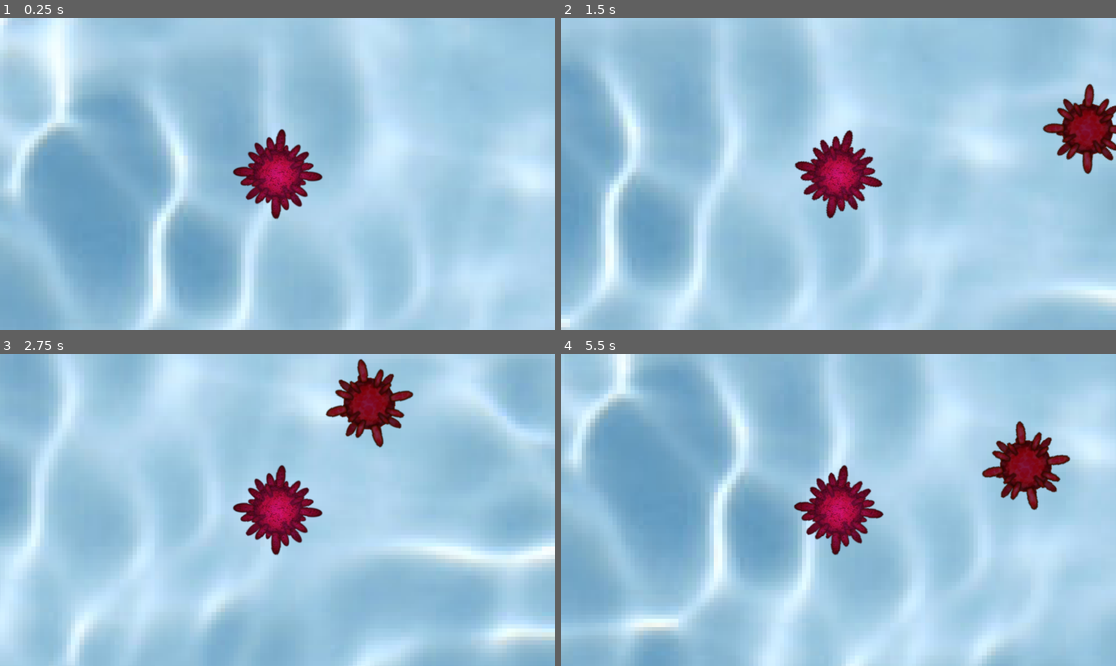
Above: before the commit, frames 1-4 (two rows, left to right).
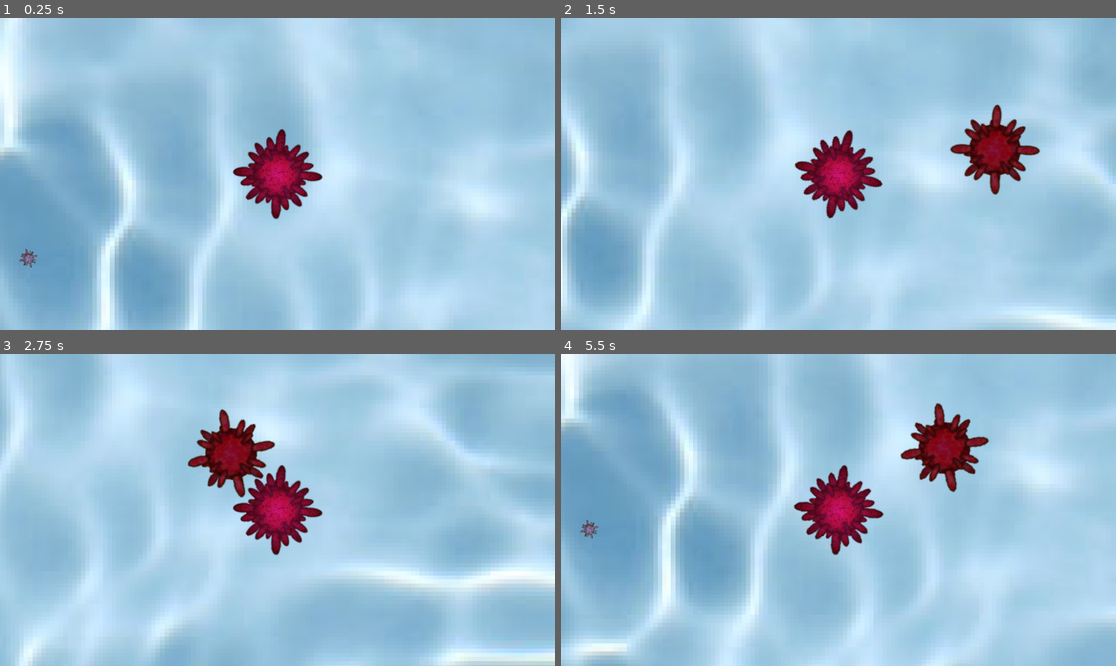
Above: after the commit, the same moments.

Repository: SixFours/Primordia
Game: Godot game, scene res://Scenes/game.tscn
Two runs of this game, one before a commit and one after it. Both use one fixed random seed, a clock stepped at 60 frames per second and the inputs below.
Inputs:
- Up to frame 1 (0.25 s): no input
- Up to frame 2 (1.5 s): hold Right (ui_right) 0.53-1.28 s; hold Down (ui_down) from 1.28 s (still down)
- Up to frame 3 (2.75 s): release Down (ui_down) at 2.03 s; hold Right (ui_right) from 2.03 s (still down)
- Up to frame 4 (5.5 s): release Right (ui_right) at 2.78 s; hold Up (ui_up) 2.78-3.53 s; hold Left (ui_left) 3.53-5.03 s; hold Down (ui_down) from 5.03 s (still down)

The runs differ from the first frame. In frame 1, 40% of the frame differs, in the area x 0-100%, y 0-100%; in frame 2, 42%; in frame 3, 41%; in frame 4, 44%.

Commit message:
Added food and different sized enemies

Diff:
--- a/Scenes/enemy.tscn
+++ b/Scenes/enemy.tscn
@@ -42,10 +42,13 @@
 }
 
 [sub_resource type="CircleShape2D" id="CircleShape2D_riep4"]
-radius = 762.129
+radius = 651.23
 
 [sub_resource type="CircleShape2D" id="CircleShape2D_jhl25"]
-radius = 50.0
+radius = 49.366
+
+[sub_resource type="CircleShape2D" id="CircleShape2D_ymst2"]
+radius = 40.05
 
 [node name="Enemy" type="CharacterBody2D"]
 script = ExtResource("1_1ii6d")
@@ -59,9 +62,9 @@
 }
 autoplay = "Idle"
 
-[node name="Follow Zone" type="Area2D" parent="."]
+[node name="Follow Area" type="Area2D" parent="."]
 
-[node name="CollisionShape2D" type="CollisionShape2D" parent="Follow Zone"]
+[node name="Follow Box" type="CollisionShape2D" parent="Follow Area"]
 shape = SubResource("CircleShape2D_riep4")
 
 [node name="Timer" type="Timer" parent="."]
@@ -69,12 +72,15 @@
 
 [node name="NavigationAgent2D" type="NavigationAgent2D" parent="."]
 
-[node name="Kill Box" type="Area2D" parent="."]
+[node name="Kill Area" type="Area2D" parent="."]
 
-[node name="CollisionShape2D" type="CollisionShape2D" parent="Kill Box"]
+[node name="Kill Box" type="CollisionShape2D" parent="Kill Area"]
 shape = SubResource("CircleShape2D_jhl25")
 
-[connection signal="body_entered" from="Follow Zone" to="." method="_on_follow_zone_body_entered"]
-[connection signal="body_exited" from="Follow Zone" to="." method="_on_follow_zone_body_exited"]
+[node name="Collision Box" type="CollisionShape2D" parent="."]
+shape = SubResource("CircleShape2D_ymst2")
+
+[connection signal="body_entered" from="Follow Area" to="." method="_on_follow_zone_body_entered"]
+[connection signal="body_exited" from="Follow Area" to="." method="_on_follow_zone_body_exited"]
 [connection signal="timeout" from="Timer" to="." method="_on_timer_timeout"]
-[connection signal="body_entered" from="Kill Box" to="." method="_on_kill_box_body_entered"]
+[connection signal="body_entered" from="Kill Area" to="." method="_on_kill_box_body_entered"]
--- /dev/null
+++ b/Scenes/enemy_big.tscn
@@ -0,0 +1,28 @@
+[gd_scene load_steps=6 format=3 uid="uid://qyras31unr04"]
+
+[ext_resource type="PackedScene" uid="uid://6oyg0y0sd1mc" path="res://Scenes/enemy.tscn" id="1_t7k24"]
+[ext_resource type="Texture2D" uid="uid://cyutrr7ckup21" path="res://Assets/Virus/Virus_0005_Package-----------------.png" id="2_5axrc"]
+
+[sub_resource type="CircleShape2D" id="CircleShape2D_1vab2"]
+radius = 1146.1
+
+[sub_resource type="CircleShape2D" id="CircleShape2D_hmh4g"]
+radius = 109.293
+
+[sub_resource type="CircleShape2D" id="CircleShape2D_01yfd"]
+radius = 99.3227
+
+[node name="Enemy" instance=ExtResource("1_t7k24")]
+
+[node name="Sprite2D" parent="." index="0"]
+scale = Vector2(2, 2)
+texture = ExtResource("2_5axrc")
+
+[node name="Follow Box" parent="Follow Area" index="0"]
+shape = SubResource("CircleShape2D_1vab2")
+
+[node name="Kill Box" parent="Kill Area" index="0"]
+shape = SubResource("CircleShape2D_hmh4g")
+
+[node name="Collision Box" parent="." index="5"]
+shape = SubResource("CircleShape2D_01yfd")
--- /dev/null
+++ b/Scenes/enemy_small.tscn
@@ -0,0 +1,28 @@
+[gd_scene load_steps=6 format=3 uid="uid://cucr6owph7suf"]
+
+[ext_resource type="PackedScene" uid="uid://6oyg0y0sd1mc" path="res://Scenes/enemy.tscn" id="1_vi1am"]
+[ext_resource type="Texture2D" uid="uid://ccgesb2mhdudl" path="res://Assets/Virus/Virus_0006_Package-----------------.png" id="2_tokk4"]
+
+[sub_resource type="CircleShape2D" id="CircleShape2D_7py6b"]
+radius = 329.014
+
+[sub_resource type="CircleShape2D" id="CircleShape2D_eforu"]
+radius = 49.0
+
+[sub_resource type="CircleShape2D" id="CircleShape2D_crbb3"]
+radius = 23.0217
+
+[node name="Enemy" instance=ExtResource("1_vi1am")]
+
+[node name="Sprite2D" parent="." index="0"]
+scale = Vector2(0.5, 0.5)
+texture = ExtResource("2_tokk4")
+
+[node name="Follow Box" parent="Follow Area" index="0"]
+shape = SubResource("CircleShape2D_7py6b")
+
+[node name="Kill Box" parent="Kill Area" index="0"]
+shape = SubResource("CircleShape2D_eforu")
+
+[node name="Collision Box" parent="." index="5"]
+shape = SubResource("CircleShape2D_crbb3")
--- /dev/null
+++ b/Scenes/food.tscn
@@ -0,0 +1,42 @@
+[gd_scene load_steps=6 format=3 uid="uid://c78u24n1pskx6"]
+
+[ext_resource type="Texture2D" uid="uid://t5ud81yhkdqx" path="res://Assets/Virus/Virus_0010_Package-----------------.png" id="1_cd6ub"]
+[ext_resource type="Script" path="res://Scripts/food.gd" id="1_eqlde"]
+
+[sub_resource type="CircleShape2D" id="CircleShape2D_nbdp6"]
+radius = 12.0
+
+[sub_resource type="CircleShape2D" id="CircleShape2D_cs41v"]
+radius = 383.033
+
+[sub_resource type="CircleShape2D" id="CircleShape2D_0og4x"]
+radius = 16.0
+
+[node name="Food" type="CharacterBody2D"]
+script = ExtResource("1_eqlde")
+
+[node name="Sprite2D" type="Sprite2D" parent="."]
+scale = Vector2(0.3, 0.3)
+texture = ExtResource("1_cd6ub")
+
+[node name="Collision Box" type="CollisionShape2D" parent="."]
+shape = SubResource("CircleShape2D_nbdp6")
+
+[node name="NavigationAgent2D" type="NavigationAgent2D" parent="."]
+
+[node name="Timer" type="Timer" parent="."]
+autostart = true
+
+[node name="Run Area" type="Area2D" parent="."]
+
+[node name="Run Box" type="CollisionShape2D" parent="Run Area"]
+shape = SubResource("CircleShape2D_cs41v")
+
+[node name="Eat Area" type="Area2D" parent="."]
+
+[node name="Eat Box" type="CollisionShape2D" parent="Eat Area"]
+shape = SubResource("CircleShape2D_0og4x")
+
+[connection signal="body_entered" from="Run Area" to="." method="_on_run_area_body_entered"]
+[connection signal="body_exited" from="Run Area" to="." method="_on_run_area_body_exited"]
+[connection signal="body_entered" from="Eat Area" to="." method="_on_eat_area_body_entered"]
--- a/Scenes/game.tscn
+++ b/Scenes/game.tscn
@@ -1,8 +1,11 @@
-[gd_scene load_steps=9 format=3 uid="uid://1yimmlx1m30p"]
+[gd_scene load_steps=12 format=3 uid="uid://1yimmlx1m30p"]
 
 [ext_resource type="PackedScene" uid="uid://d218sffoa4sy3" path="res://Scenes/player.tscn" id="1_rl7p1"]
 [ext_resource type="PackedScene" uid="uid://6oyg0y0sd1mc" path="res://Scenes/enemy.tscn" id="2_fpu0b"]
 [ext_resource type="Texture2D" uid="uid://d3adm5mo4f6ss" path="res://Assets/360_F_154153098_8s3pQS0OC9b64NUe7Km3eQuWf5Epk9Bj.jpg" id="3_uoa54"]
+[ext_resource type="PackedScene" uid="uid://qyras31unr04" path="res://Scenes/enemy_big.tscn" id="4_x5u1h"]
+[ext_resource type="PackedScene" uid="uid://cucr6owph7suf" path="res://Scenes/enemy_small.tscn" id="5_x12jm"]
+[ext_resource type="PackedScene" uid="uid://c78u24n1pskx6" path="res://Scenes/food.tscn" id="6_yl3sp"]
 
 [sub_resource type="NavigationPolygon" id="NavigationPolygon_vgyo4"]
 vertices = PackedVector2Array(2012.05, 1112.96, -1647.89, 1101.03, -1626.1, -990.039, 2023.94, -1005.95)
@@ -33,7 +36,7 @@
 texture = ExtResource("3_uoa54")
 
 [node name="Player" parent="." groups=["Player"] instance=ExtResource("1_rl7p1")]
-position = Vector2(-2, 0)
+position = Vector2(105, -51)
 
 [node name="Camera2D" type="Camera2D" parent="Player"]
 
@@ -66,13 +69,43 @@
 shape = SubResource("WorldBoundaryShape2D_mob2n")
 
 [node name="Enemy2" parent="." groups=["Enemies"] instance=ExtResource("2_fpu0b")]
-position = Vector2(-1159, 835)
+position = Vector2(-1181, 844)
 
 [node name="Enemy3" parent="." groups=["Enemies"] instance=ExtResource("2_fpu0b")]
-position = Vector2(-1624, -1008)
+position = Vector2(-1234, -784)
 
 [node name="Enemy4" parent="." groups=["Enemies"] instance=ExtResource("2_fpu0b")]
-position = Vector2(1984, 970)
+position = Vector2(1831, 957)
 
 [node name="Enemy5" parent="." groups=["Enemies"] instance=ExtResource("2_fpu0b")]
-position = Vector2(1870, -1026)
+position = Vector2(1757, -799)
+
+[node name="BigEnemy1" parent="." instance=ExtResource("4_x5u1h")]
+position = Vector2(-496, -921)
+collision_layer = 6
+collision_mask = 4
+speed = 50.0
+
+[node name="SmallEnemy1" parent="." instance=ExtResource("5_x12jm")]
+position = Vector2(-120, 696)
+
+[node name="SmallEnemy2" parent="." instance=ExtResource("5_x12jm")]
+position = Vector2(1072, -933)
+
+[node name="Food" parent="." instance=ExtResource("6_yl3sp")]
+position = Vector2(480, 790)
+
+[node name="Food2" parent="." instance=ExtResource("6_yl3sp")]
+position = Vector2(1873, -150)
+
+[node name="Food3" parent="." instance=ExtResource("6_yl3sp")]
+position = Vector2(-1403, 601)
+
+[node name="Food4" parent="." instance=ExtResource("6_yl3sp")]
+position = Vector2(-1430, -98)
+
+[node name="Food5" parent="." instance=ExtResource("6_yl3sp")]
+position = Vector2(261, -895)
+
+[node name="Food6" parent="." instance=ExtResource("6_yl3sp")]
+position = Vector2(-412, 125)
--- a/Scenes/player.tscn
+++ b/Scenes/player.tscn
@@ -42,7 +42,7 @@
 }
 
 [sub_resource type="CircleShape2D" id="CircleShape2D_u4pcf"]
-radius = 59.4811
+radius = 53.0094
 
 [node name="Player" type="CharacterBody2D"]
 script = ExtResource("1_2h7dc")
--- a/Scripts/enemy.gd
+++ b/Scripts/enemy.gd
@@ -1,6 +1,6 @@
 extends CharacterBody2D
 
-@export var speed: float = 100.0
+@export var speed: float = 200.0
 @onready var navigation_agent: NavigationAgent2D = $NavigationAgent2D
 @onready var player: Node2D = null
 
@@ -14,32 +14,26 @@
 	move_and_slide()
 
 func update_path():
-	print("Update path called!")
 	if player:
-		print("and we have a player to follow")
 		navigation_agent.set_target_position(player.global_position)
-	else:
-		print("but we don't have a player to follow")
 
 func _on_follow_zone_body_entered(body: Node2D) -> void:
 	if body.is_in_group("Player"):
-		print("This is the player! Time to attack!")
 		player = body
 		update_path()
 
 
 func _on_follow_zone_body_exited(body: Node2D) -> void:
 	if body.is_in_group("Player"):
-		print("Player ran away!")
 		player = null
 		navigation_agent.set_target_position(global_position)  # Stop moving
 
 
 func _on_timer_timeout() -> void:
-	print("Timer timed out!")
 	update_path()  # Update path every second
 
 func _on_kill_box_body_entered(body: Node2D) -> void:
+	print("Something hit enemy...")
 	if body.is_in_group("Player"):
-		print("Kill")
 		get_tree().reload_current_scene()
+		print("Player killed by enemy")
--- /dev/null
+++ b/Scripts/food.gd
@@ -0,0 +1,58 @@
+extends CharacterBody2D
+
+@export var speed: float = 125.0  # Speed of the enemy
+@onready var area: Area2D = $Area2D  # The Area2D node where the detection will happen
+@onready var navigation_agent: NavigationAgent2D = $NavigationAgent2D
+@onready var player: Node2D = null
+
+func _process(delta: float) -> void:
+	if player:
+		update_path()
+
+	if navigation_agent.is_navigation_finished():
+		return  # Stop moving if there is no path
+
+	var next_position = navigation_agent.get_next_path_position()
+	var direction = (next_position - global_position).normalized()
+	velocity = direction * speed
+	var collision = move_and_collide(velocity * delta)
+	if collision:
+		if collision.get_collider().is_in_group("Player"):
+			print("+1 Food!")
+			queue_free()
+
+func update_path():
+	if player:
+		# Calculate a direction away from the player
+		var direction_away = (global_position - player.global_position).normalized()
+
+		# Set a target position in the opposite direction from the player
+		var flee_distance = 200  # Adjust the flee distance to control how far the enemy flees
+		var flee_target = global_position + direction_away * flee_distance
+
+		# Set the target position for the navigation agent to flee from the player
+		navigation_agent.set_target_position(flee_target)
+
+# Stop the enemy from fleeing (optional)
+func stop_fleeing():
+	velocity = Vector2.ZERO  # Stop moving when the player leaves the area
+
+func _on_eat_area_body_entered(body: Node2D) -> void:
+	print("Something is near the food")
+	if body.is_in_group("Player"):
+		print("+1 Food!")
+		queue_free()
+
+
+func _on_run_area_body_entered(body: Node2D) -> void:
+	print("Something entered food run area")
+	if body.is_in_group("Player"):
+		print("It was a player!")
+		player = body
+		update_path()
+
+
+func _on_run_area_body_exited(body: Node2D) -> void:
+	if body.is_in_group("Player"):
+		player = null
+		navigation_agent.set_target_position(global_position)  # Stop moving
Not shown: 1 places in Scenes/enemy.tscn that only renumber resources
Not shown, added: .gitattributes
Not shown, added: .gitignore
